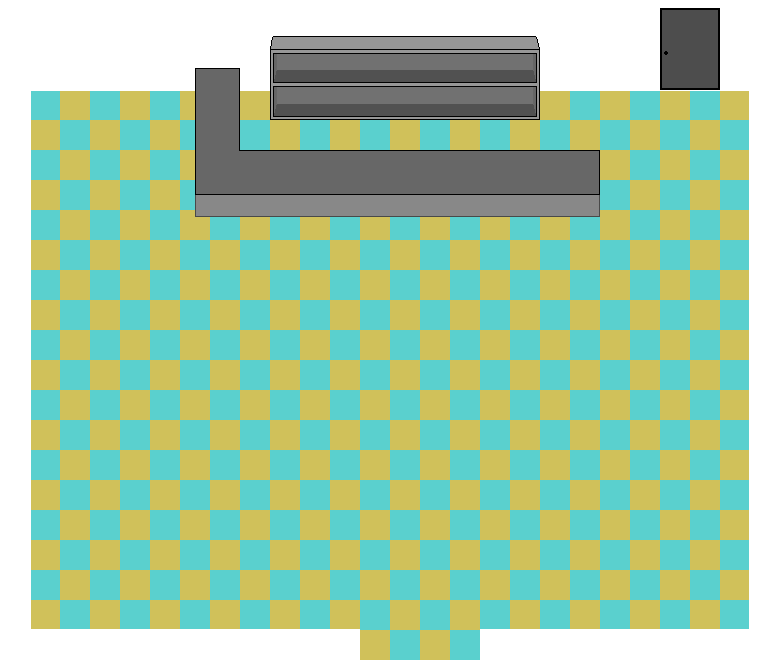
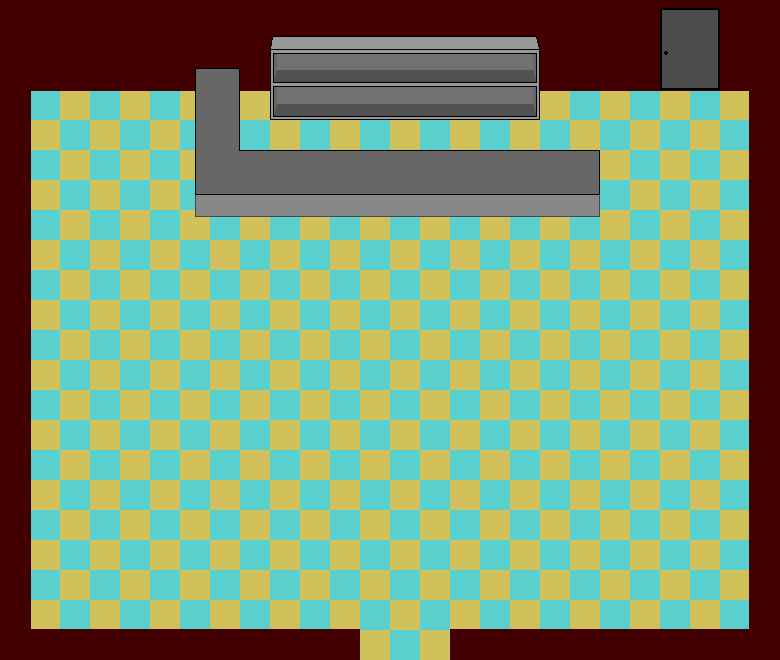
Two versions of the same layered image (780x660). Layer-by-layer changes:
painted on "Background" over [left=0, top=0, right=780, bottom=660]
